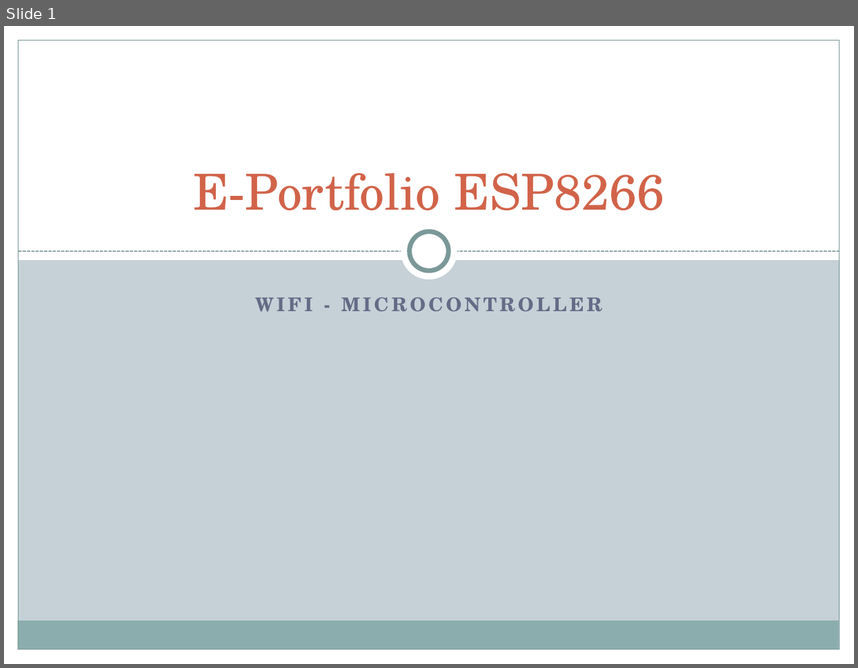
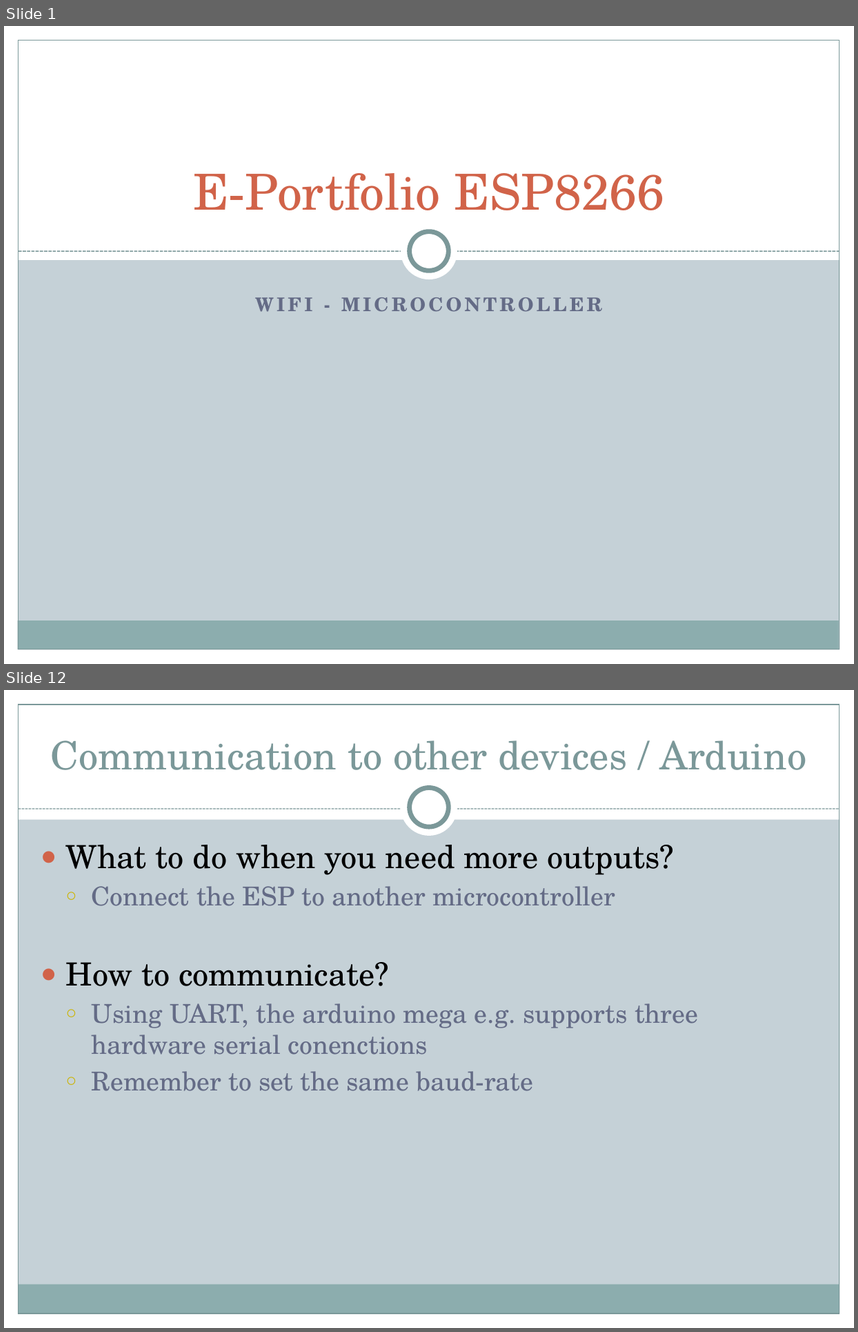
Before and after one commit to AlexKimmig/E-Portfolio-ESP8266, a slide deck: Presentation/Presentation E-Portfolio ES8266.pptx. Shown one above the other, each under a label of ours: slide 1 before the commit, slides 1 and 12 after it; the slides between them are not shown. The pictures are 858x668 and 858x1332 pixels, drawn with LibreOffice and Linux fonts; fonts in the diff are those of the drawing. Boxes give left, top, right and bottom in pixels: in the first picture for what was removed or moved away, otherwise in the second. Text is boxed around its words. In the diff, an @@ line names an element or a change of style, - is before the commit and + after.

```diff
--- a/Presentation/Presentation E-Portfolio ES8266.pptx
+++ b/Presentation/Presentation E-Portfolio ES8266.pptx
@@ slide 12 added at bbox=[4, 690, 854, 1328], background #C5D1D7; not listed: 5 template elements that a slide beside it also shows @@
@@ rectangle added at bbox=[4, 690, 854, 819], fill #FFFFFF @@
@@ title added at bbox=[50, 740, 806, 770], 33 pt, text #7C999A @@
+Communication to other devices / Arduino
@@ ellipse added at bbox=[401, 779, 458, 836], fill #FFFFFF @@
@@ ellipse added at bbox=[410, 788, 448, 827], fill #FFFFFF, outline #7C999A 4 pt @@
@@ line added from (18, 809) to (840, 809), #7C999A 0.75 pt dashed @@
@@ text added at bbox=[66, 845, 698, 1091], 22 pt, text #646B86 @@
+● What to do when you need more outputs?
+  ○ Connect the ESP to another microcontroller
+● How to communicate?
+  ○ Using UART, the arduino mega e.g. supports three hardware serial conenctions
+  ○ Remember to set the same baud-rate
```
Also in this commit, not shown: 3 slides changed, 8 other slides added, 3 other files.
